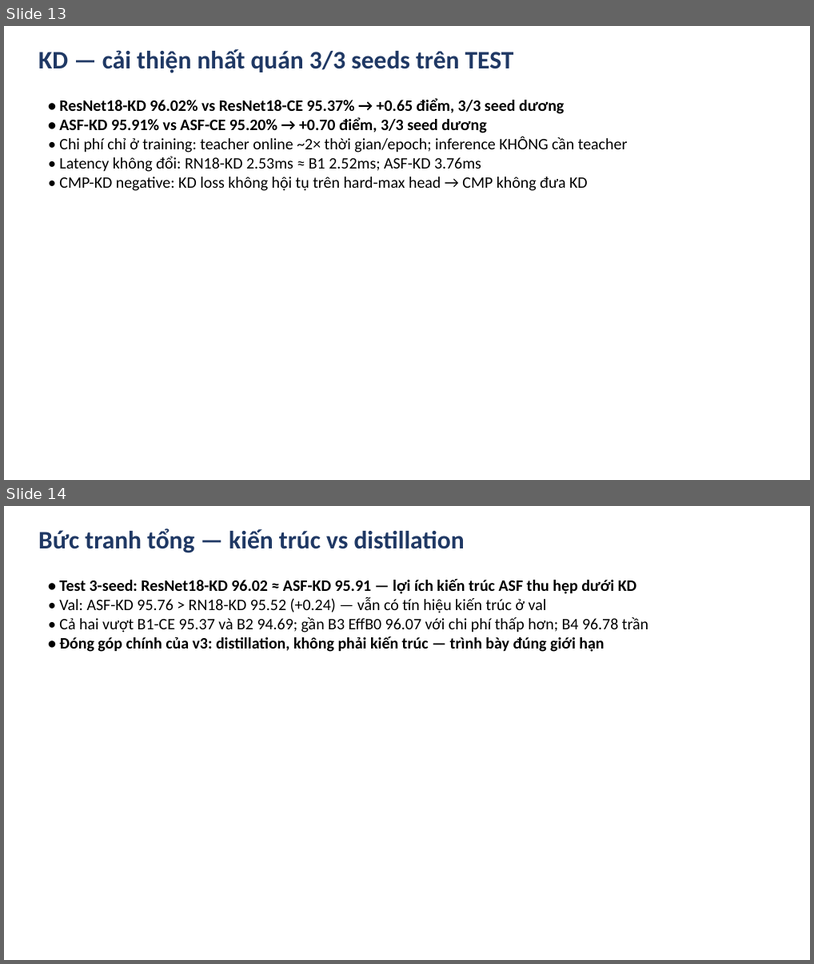
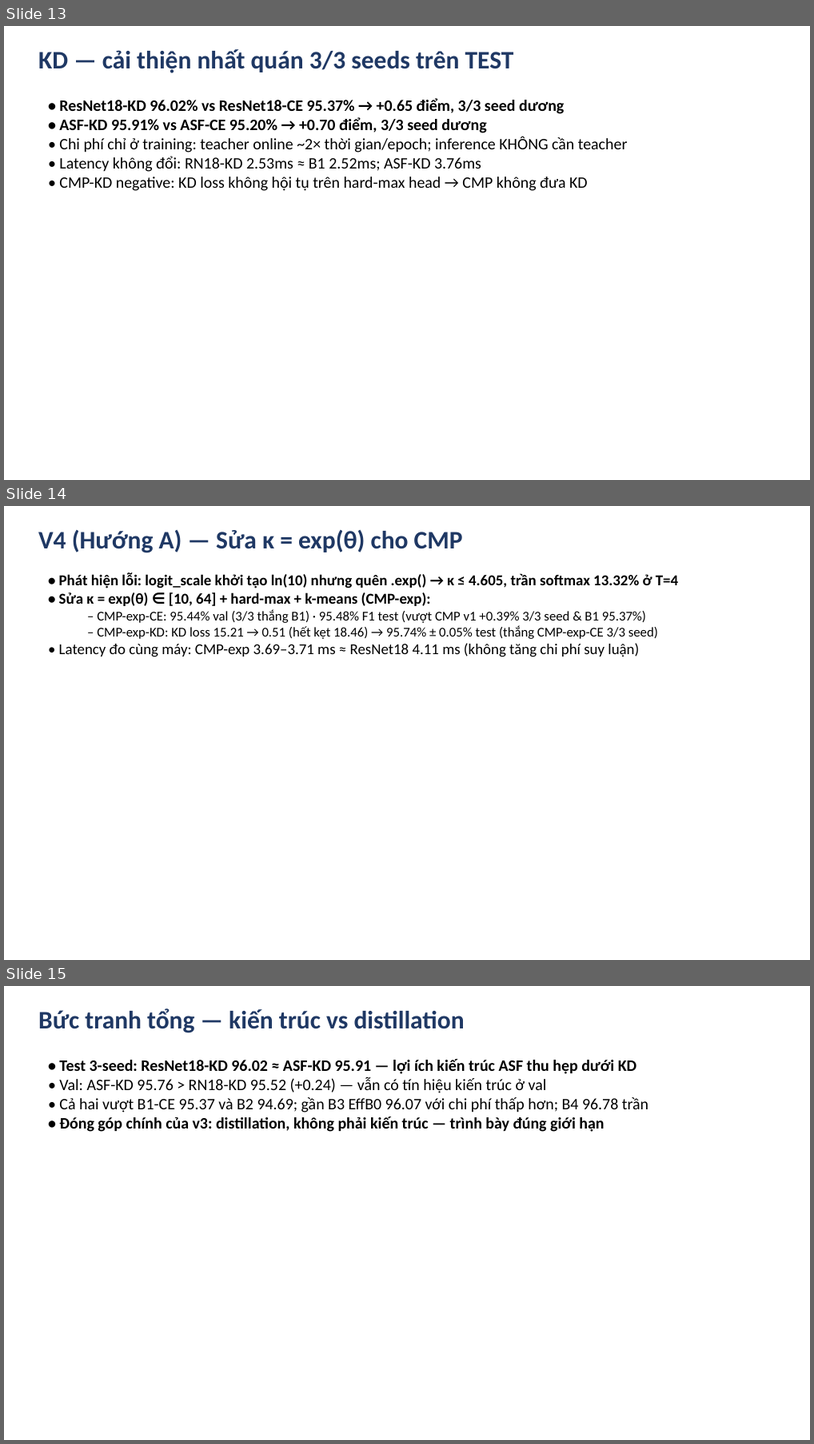
Before and after one commit to bangdang-ai-developer/kaggle-research, a slide deck: deliverables/Slides_cuoi_mon_NWPU_RESISC45.pptx. Shown one above the other, each under a label of ours: slides 13 and 14 before the commit, slides 13, 14 and 15 after it. The pictures are 814x964 and 814x1444 pixels, drawn with LibreOffice and Linux fonts; fonts in the diff are those of the drawing. Boxes give left, top, right and bottom in pixels: in the first picture for what was removed or moved away, otherwise in the second. Text is boxed around its words. In the diff, an @@ line names an element or a change of style, - is before the commit and + after.

Commit message:
V4 (Huong A): Fix CMP logit_scale exp(theta), 3-seed Val+TEST evaluation, update deliverables/DOCX/PPTX/ZIP (125 validation checks PASS)

```diff
--- a/deliverables/Slides_cuoi_mon_NWPU_RESISC45.pptx
+++ b/deliverables/Slides_cuoi_mon_NWPU_RESISC45.pptx
@@ slide 14 added at [4, 506, 810, 960], background #FFFFFF @@
@@ text added at [38, 530, 463, 553], 30 pt, text #1F3864, bold @@
+V4 (Hướng A) — Sửa κ = exp(θ) cho CMP
@@ text added at [59, 573, 678, 657], 18 pt, text #000000 @@
+• Phát hiện lỗi: logit_scale khởi tạo ln(10) nhưng quên .exp() → κ ≤ 4.605, trần softmax 13.32% ở T=4
+• Sửa κ = exp(θ) ∈ [10, 64] + hard-max + k-means (CMP-exp):
+  – CMP-exp-CE: 95.44% val (3/3 thắng B1) · 95.48% F1 test (vượt CMP v1 +0.39% 3/3 seed & B1 95.37%)
+  – CMP-exp-KD: KD loss 15.21 → 0.51 (hết kẹt 18.46) → 95.74% ± 0.05% test (thắng CMP-exp-CE 3/3 seed)
+• Latency đo cùng máy: CMP-exp 3.69–3.71 ms ≈ ResNet18 4.11 ms (không tăng chi phí suy luận)
@@ what was slide 14 is now slide 15 @@
```
Also in this commit, not shown: 3 slides changed, 35 other files.
